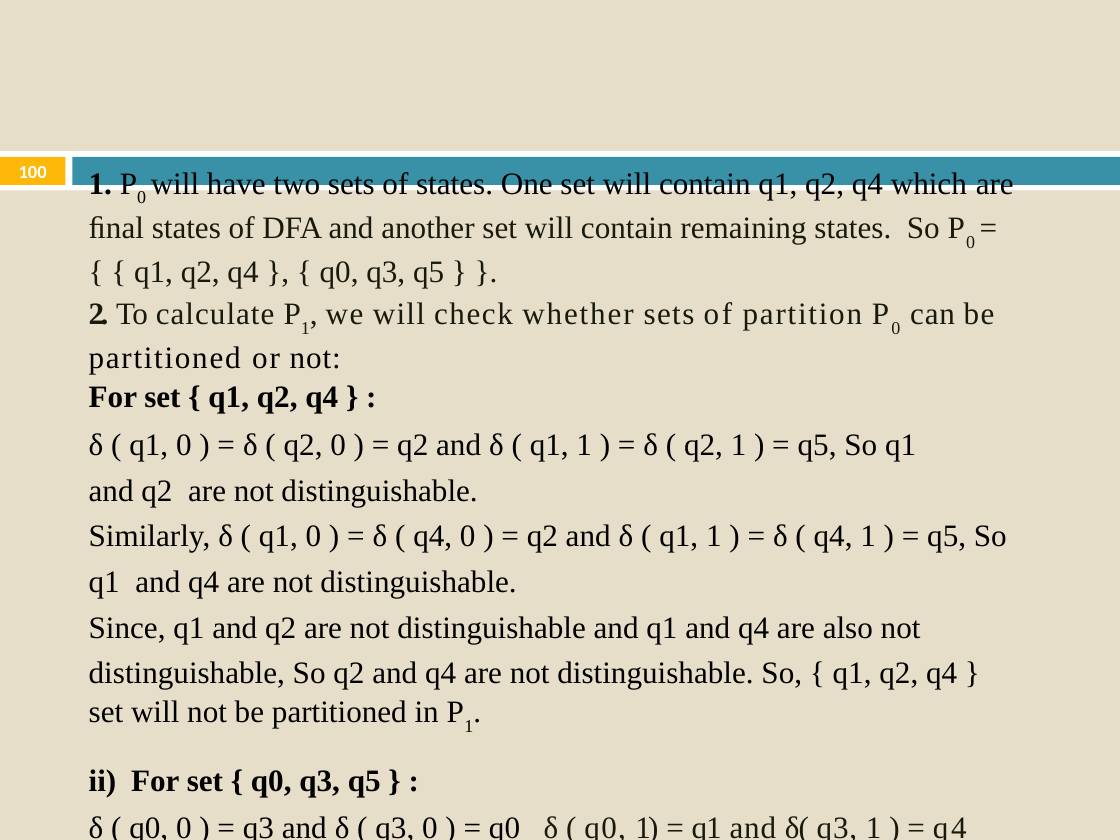
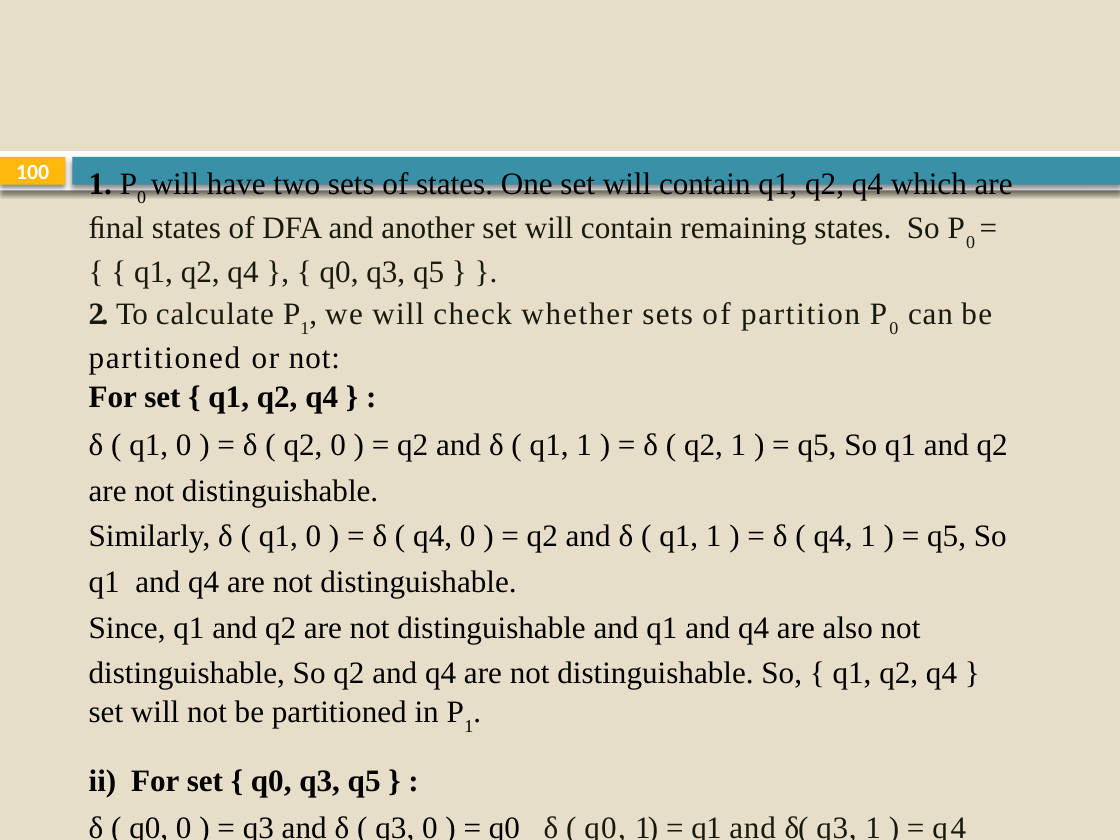
Before and after one commit to sabin-thapa/KUCE18-Sem7, a slide deck: slide 100 of Compiler Design/CE/2. Lexical Analysis.pptx. Drawn at 1120x840 pixels with LibreOffice and Linux fonts; fonts in the diff are those of the drawing. Boxes give left, top, right and bottom in pixels: in the first picture for what was removed or moved away, otherwise in the second. Text is boxed around its words. In the diff, an @@ line names an element or a change of style, - is before the commit and + after.

```diff
--- a/Compiler Design/CE/2. Lexical Analysis.pptx
+++ b/Compiler Design/CE/2. Lexical Analysis.pptx
@@ page number at (x1=16, y1=164, x2=49, y2=186): size 11.9 to 14 pt @@
@@ shadow on in 3 elements at (x1=0, y1=151, x2=1120, y2=190), (x1=0, y1=157, x2=65, y2=185), (x1=73, y1=157, x2=1120, y2=185) @@
@@ text at (x1=89, y1=302, x2=992, y2=840): letter spacing 0.7 to 0.6 pt in "calculate"; letter spacing 1.1 to 1 pt in "we"; letter spacing -1.2 to -1.3 pt in "( )"; letter spacing 1.8 to 1.7 pt in "q4" @@
```
Also in this commit, not shown: 104 other slides changed, 17 other files.
